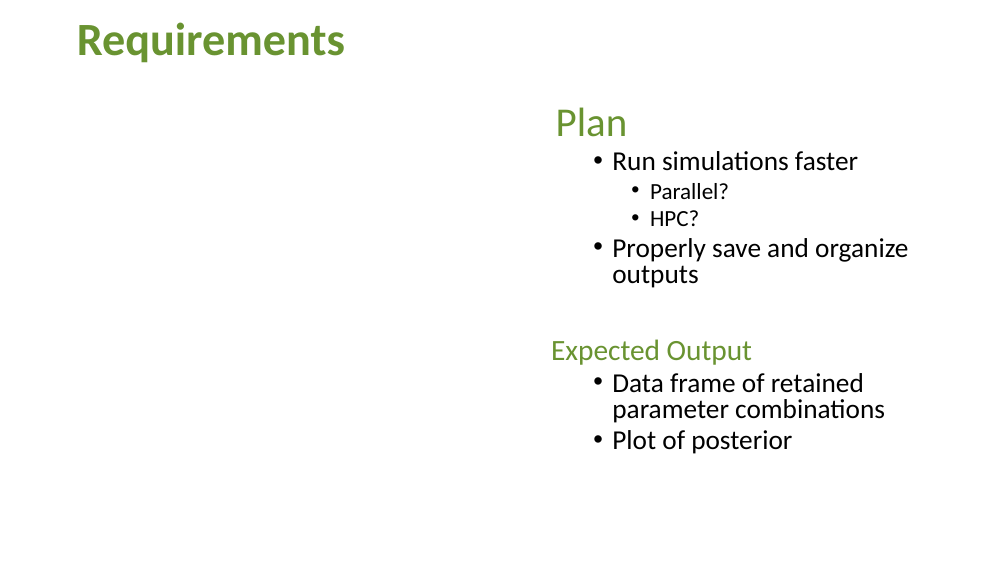
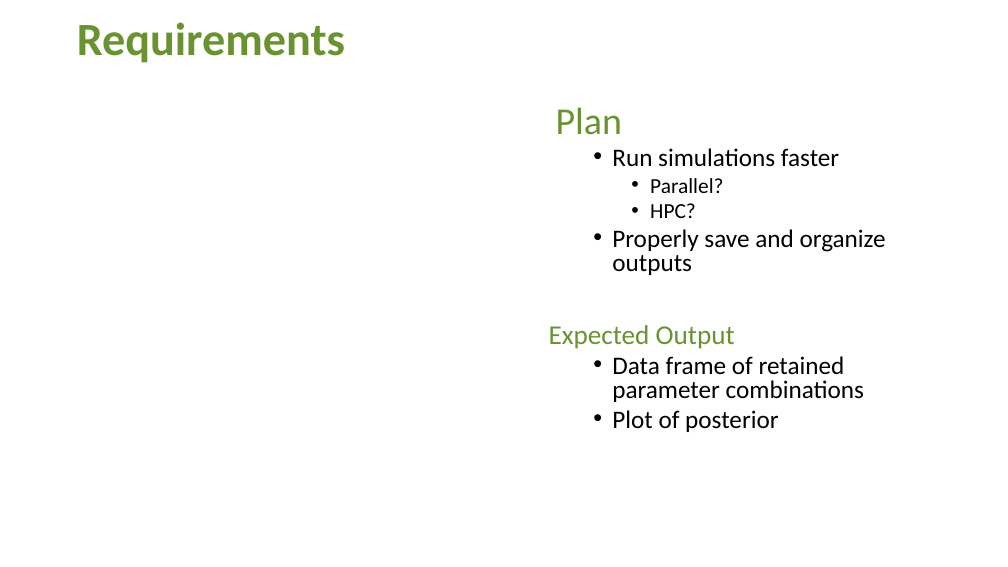
Before and after one commit to zenabu-suboi/masters_project, a slide deck: slide 2 of POWERPOINTS/Zenabu_SEAMS.pptx. Drawn at 1008x567 pixels with LibreOffice and Linux fonts; fonts in the diff are those of the drawing; grey boxes stand for pictures. Boxes give left, top, right and bottom in pixels: in the first picture for what was removed or moved away, otherwise in the second. Text is boxed around its words. In the diff, an @@ line names an element or a change of style, - is before the commit and + after.

Commit message:
seams last presentation final

```diff
--- a/POWERPOINTS/Zenabu_SEAMS.pptx
+++ b/POWERPOINTS/Zenabu_SEAMS.pptx
@@ text "Plan" at [549,107,886,432]: size 39 to 36.1 pt in "Plan"; size 26 to 24.1 pt in "Run simulations faster", "Properly save and organize outputs", "Data frame of retained parameter combinations", "Plot of posterior"; size 22 to 20.4 pt in "Parallel?", "HPC?"; size 28 to 25.9 pt in "Expected Output" @@
```
